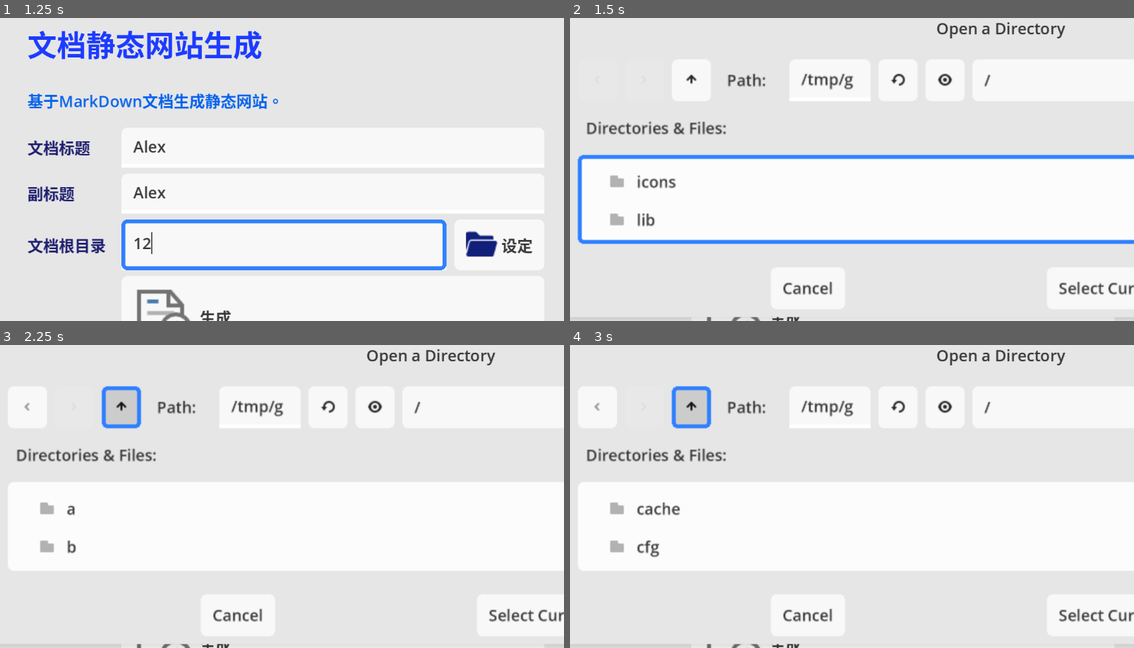
Above: before the commit, frames 1-4 (two rows, left to right).
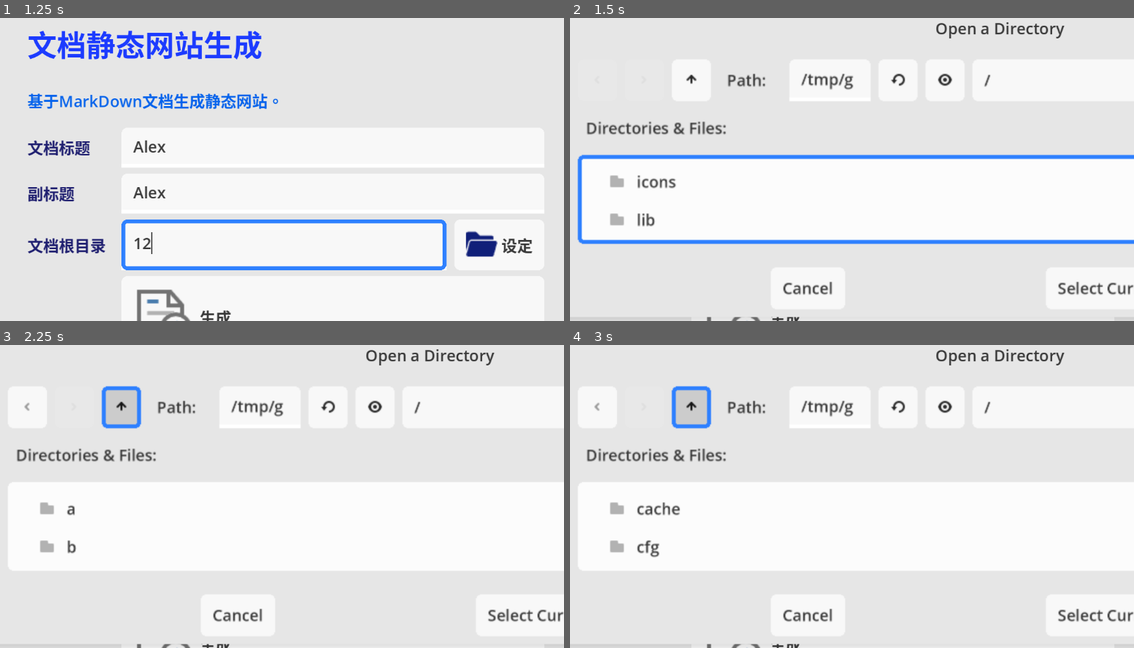
Above: after the commit, the same moments.

Repository: xun69/Godot-static-website-generator
Game: Godot game, scene res://main.tscn
Same seed, same stepped clock (60 frames per second), same inputs: the game is played once before the commit and once after it.
Inputs (mouse positions are in pixels of both pictures, inside the frame that each line leads up to):
- Up to frame 1 (1.25 s): click (332, 148) at 0.52 s; type "Alex" at 0.6 s; click (332, 193) at 0.75 s; type "Alex" at 0.83 s; click (282, 245) at 0.98 s; type "12" at 1.07 s
- Up to frame 2 (1.5 s): click "设定" at 1.25 s
- Up to frame 3 (2.25 s): click (124, 408) at 2 s
- Up to frame 4 (3 s): click (694, 408) at 2.75 s

Frame 1 is identical in both runs. In frame 2, 0.7% of the frame differs, in the area x 64-100%, y 1-92%; in frame 3, 0.7%; in frame 4, 0.7%.

Commit message:
添加项目列表图标和描述

Diff:
--- a/main.tscn
+++ b/main.tscn
@@ -1590,10 +1590,10 @@
 
 [node name="FileDialog" type="FileDialog" parent="."]
 unique_name_in_owner = true
-title = "选择文档根目录"
+title = "Open a Directory"
 initial_position = 2
 size = Vector2i(600, 236)
-ok_button_text = "选择此文件夹"
+ok_button_text = "选择当前文件夹"
 file_mode = 2
 access = 2
 
--- a/project.godot
+++ b/project.godot
@@ -10,10 +10,14 @@
 
 [application]
 
-config/name="HTML文档生成器"
+config/name="Godot静态网站生成器"
+config/description="- 基于MarkDown生成静态文档
+- 基于图片文件夹生成图片库
+- 基于多个视频创建视频合集静态网页"
+config/tags=PackedStringArray("github仓库", "应用程序")
 run/main_scene="res://main.tscn"
 config/features=PackedStringArray("4.1", "Forward Plus")
-config/icon="res://icon.svg"
+config/icon="res://face.png"
 
 [display]
 
Binary file added: face.png
Not shown, added: face.png.import
Not shown: 12 places in main.tscn that only renumber resources
